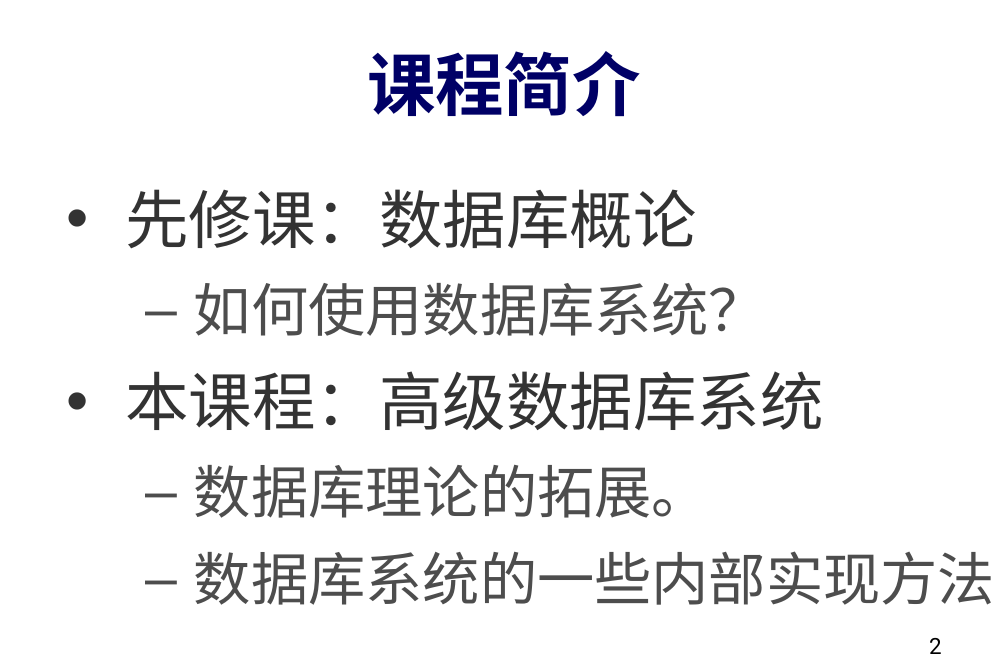
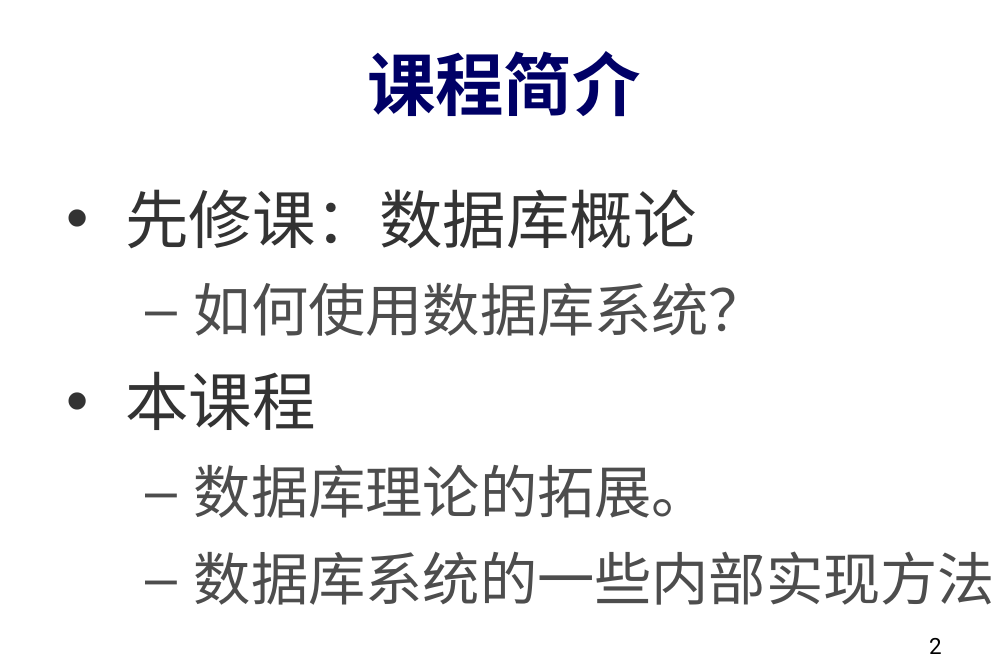
Before and after one commit to dase314/dase314.github.io, a slide deck: slide 2 of files/W1-Intro.pptx. Drawn at 1008x672 pixels with LibreOffice and Linux fonts; fonts in the diff are those of the drawing. Boxes give left, top, right and bottom in pixels: in the first picture for what was removed or moved away, otherwise in the second. Text is boxed around its words. In the diff, an @@ line names an element or a change of style, - is before the commit and + after.

```diff
--- a/files/W1-Intro.pptx
+++ b/files/W1-Intro.pptx
@@ text at (125, 371, 315, 430): text changed @@
-• 本课程：高级数据库系统
+• 本课程
```
Also in this commit, not shown: 6 other slides changed, 2 slides added, 2 other files.
